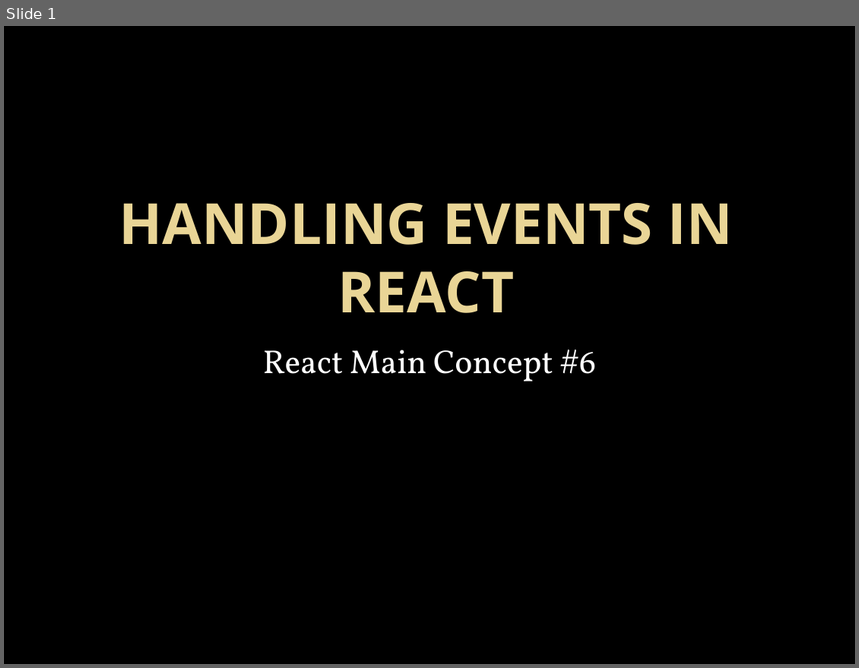
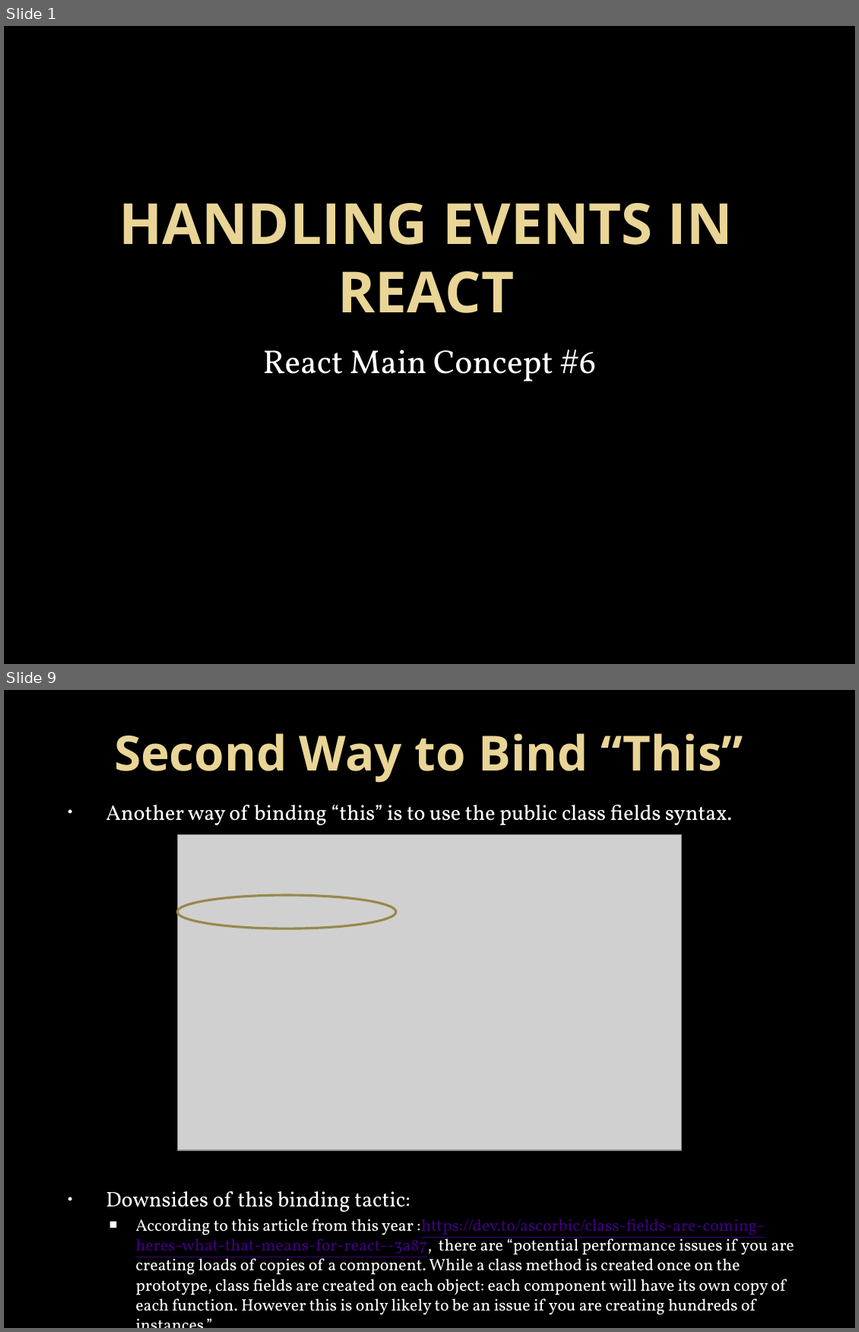
Before and after one commit to nhopfe/cohort3, a slide deck: Handling Events in React.pptx. Shown one above the other, each under a label of ours: slide 1 before the commit, slides 1 and 9 after it; the slides between them are not shown. The pictures are 859x668 and 859x1332 pixels, drawn with LibreOffice and Linux fonts; fonts in the diff are those of the drawing; grey boxes stand for pictures; background and template pictures are left out. Boxes give left, top, right and bottom in pixels: in the first picture for what was removed or moved away, otherwise in the second. Text is boxed around its words. In the diff, an @@ line names an element or a change of style, - is before the commit and + after.

```diff
--- a/Handling Events in React.pptx
+++ b/Handling Events in React.pptx
@@ slide 9 added at (x1=4, y1=690, x2=855, y2=1328), background picture (left out) @@
@@ title added at (x1=114, y1=733, x2=743, y2=783), 41 pt, text gradient #EAD696 to #E7D081, bold @@
+Second Way to Bind “This”
@@ text added at (x1=106, y1=805, x2=794, y2=1315), 14 pt, text #FFFFFF @@
+• Another way of binding “this” is to use the public class fields syntax.
+• Downsides of this binding tactic:
+  ■ According to this article from this year :https://dev.to/ascorbic/class-fields-are-coming-heres-what-that-means-for-react--3a87, there are “potential performance issues if you are creating loads of copies of a component. While a class method is created once on the prototype, class fields are created on each object: each component will have its own copy of each function. However this is only likely to be an issue if you are creating hundreds of instances.”
@@ picture added at (x1=177, y1=834, x2=683, y2=1151) @@
@@ ellipse added at (x1=177, y1=895, x2=396, y2=929), outline #98894B 2 pt @@
```
Also in this commit, not shown: 7 slides changed, 3 other slides added, 3 slides removed.
